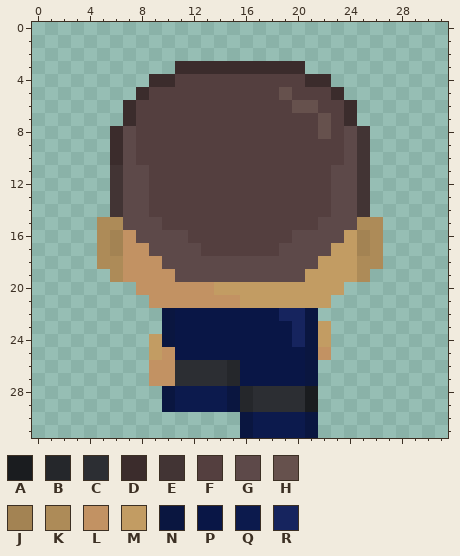
One commit to this pixel-art sprite: src/res/player/walkUp_(1).png. The picture above was drawn from the file before the commit.
The file is 32x32 pixels. Colours within 5 levels of each other are drawn and written as one.
Palette (. is transparent): A #1a1c1f  B #25272b  C #2c2e33  D #3b2c2c  E #423434  F #543f3f  G #5d4949  H #66514d  J #a38353  K #ad8b58  L #c29263  M #c29c63  N #0a1640  P #091646  Q #0c1a4d  R #16245e
Pixels before, first column x 5:
 3 ......DDDDDDDDDD......
 4 ....DDFFFFFFFFFFDD....
 5 ...DFFFFFFFFFFHFFFD...
 6 ..DFFFFFFFFFFFFHHFFD..
 7 ..DFFFFFFFFFFFFFFHFD..
 8 .DGFFFFFFFFFFFFFFHFGE.
 9 .DGFFFFFFFFFFFFFFFFGE.
10 .DGFFFFFFFFFFFFFFFFGE.
11 .EGGFFFFFFFFFFFFFFGGE.
12 .EGGFFFFFFFFFFFFFFGGE.
13 .EGGFFFFFFFFFFFFFFGGE.
14 .EGGFFFFFFFFFFFFFFGGE.
15 KKGGGFFFFFFFFFFFFGGGKK
16 KJLGGGGFFFFFFFFGGGGMJK
17 KJLLGGGGFFFFFFGGGGMMJK
18 KKLLLGGGGGGGGGGGGMMMKK
19 .KLLLLGGGGGGGGGGMMMMK.
20 ...LLLLLLMMMMMMMMMM...
21 ....LLLLLLLMMMMMMM....
22 .....NPPPPPPPPRRN.....
23 .....NPPPPPPPPPRNM....
24 ....MNPPPPPPPPPRNM....
25 ....MLPPPPPPPPPPNL....
26 ....LLCCCCBPPPPPN.....
27 ....LLCCCCBPPPPPN.....
28 .....NQQQQNBCCCCA.....
29 .....NQQQQNBCCCCA.....
30 ...........NQQQQN.....
31 ...........NQQQQN.....
After:
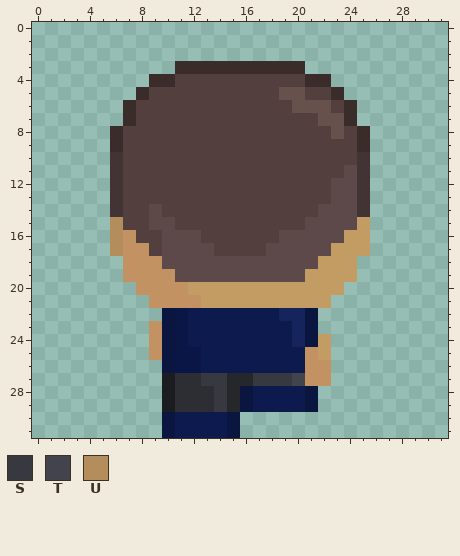
Colours new in this view: S #383940  T #43434d  U #b38d5b
From old to new:
Changed rows in their new state; - is an unchanged pixel.
first column x 5:
 5 ---------------H------
 6 -----------------H----
 7 ------------------H---
 8 --F--------------FHFD-
 9 --F----------------FD-
10 -EF----------------F--
11 --FF--------------F---
12 --FF------------------
13 --FF------------------
14 --FFG------------G----
15 .UFF-G----------G---M.
16 .U-FF--G------G-----M.
17 .U--F---G----G------M.
18 ..------------------..
19 -.------------------.-
20 -------MM-------------
21 --------MMM-----------
22 -------QQQQQQQ--------
23 ----L--QQQQQQQQ--.----
24 ----L--QQQQQQQQ-------
25 ----LN--QQQQQQQQLM----
26 ----.NPPQQQQQQQQLL----
27 ----.A--SS-BSSSTLL----
28 -----ACCCSBNQQQQN-----
29 -----ACCCSBNQQQQN-----
30 -----NQQQQN......-----
31 -----NQQQQN......-----
Where, in picture pixels (left, top, right, bottom), the same in both pictures:
changed: (97, 87, 383, 438)
